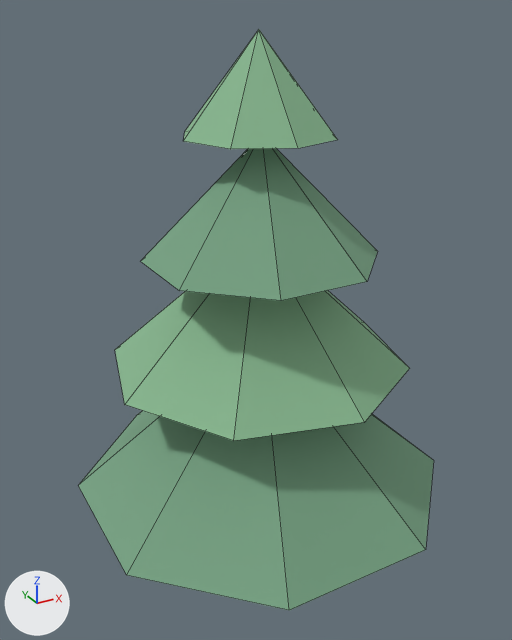
A saved change to the Blender file camping-assets/vegetation/pine-tree.blend.
The view is the same before and after, from a 50 mm camera at (-1.95, -3.5, 3.83) aimed at (-0.01, 0.04, 2.05). Lighting does not change. The marker at lower left points along +X, +Y and +Z. The picture after the commit comes second. Mesh edges are drawn as thin lines.

Objects in the first picture: 'Pine_Foliage_1', 'Pine_Foliage_2', 'Pine_Foliage_3', 'Pine_Foliage_4'.
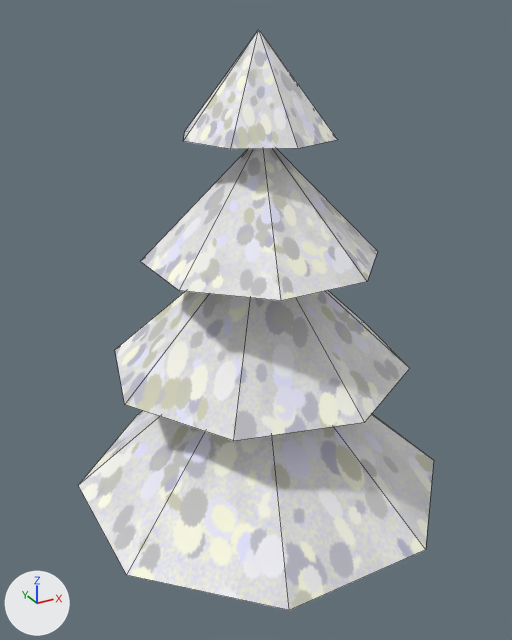
What differs and where, as boxes (x1, y1, x2, y2) in the pictures (512 x 640 px):
'Pine_Foliage_1', surface changed (green to white)
    both: (78, 411, 434, 610)
'Pine_Foliage_2', surface changed (green to white)
    both: (115, 290, 410, 441)
'Pine_Foliage_3', surface changed (green to white)
    both: (141, 149, 378, 301)
'Pine_Foliage_4', surface changed (green to white)
    both: (184, 30, 338, 149)

What changed in the scene script:
```text
Add img_foliage_rough_png:
    img_foliage_rough_png = load_image('foliage_rough.png', '../textures/foliage_rough.png', 256, 256, 'Non-Color')
Add img_foliage_albedo_png:
    img_foliage_albedo_png = load_image('foliage_albedo.png', '../textures/foliage_albedo.png', 512, 512, 'sRGB')
Change mat_m_foliagedark:
    where n0 = _N.new('ShaderNodeBsdfPrincipled'); n0.name = 'Principled BSDF'
    remove n0.inputs[0].default_value = (0.184, 0.365, 0.227, 1.0)  # 'Base Color', green #77a383
    remove n0.inputs[2].default_value = 0.9  # 'Roughness'
    add n2 = _N.new('ShaderNodeTexImage'); n2.name = 'Image Texture'
    add n2.image = img_foliage_albedo_png
    add n3 = _N.new('ShaderNodeTexImage'); n3.name = 'Image Texture.001'
    add n3.image = img_foliage_rough_png
    add _L.new(n2.outputs[0], n0.inputs[0])  # 'Color' to 'Base Color'
    add _L.new(n3.outputs[0], n0.inputs[2])  # 'Color' to 'Roughness'
Change mat_m_foliagelight:
    where n0 = _N.new('ShaderNodeBsdfPrincipled'); n0.name = 'Principled BSDF'
    remove n0.inputs[0].default_value = (0.247, 0.478, 0.278, 1.0)  # 'Base Color', green #88b890
    remove n0.inputs[2].default_value = 0.9  # 'Roughness'
    add n2 = _N.new('ShaderNodeTexImage'); n2.name = 'Image Texture'
    add n2.image = img_foliage_albedo_png
    add n3 = _N.new('ShaderNodeTexImage'); n3.name = 'Image Texture.001'
    add n3.image = img_foliage_rough_png
    add _L.new(n2.outputs[0], n0.inputs[0])  # 'Color' to 'Base Color'
    add _L.new(n3.outputs[0], n0.inputs[2])  # 'Color' to 'Roughness'
```
